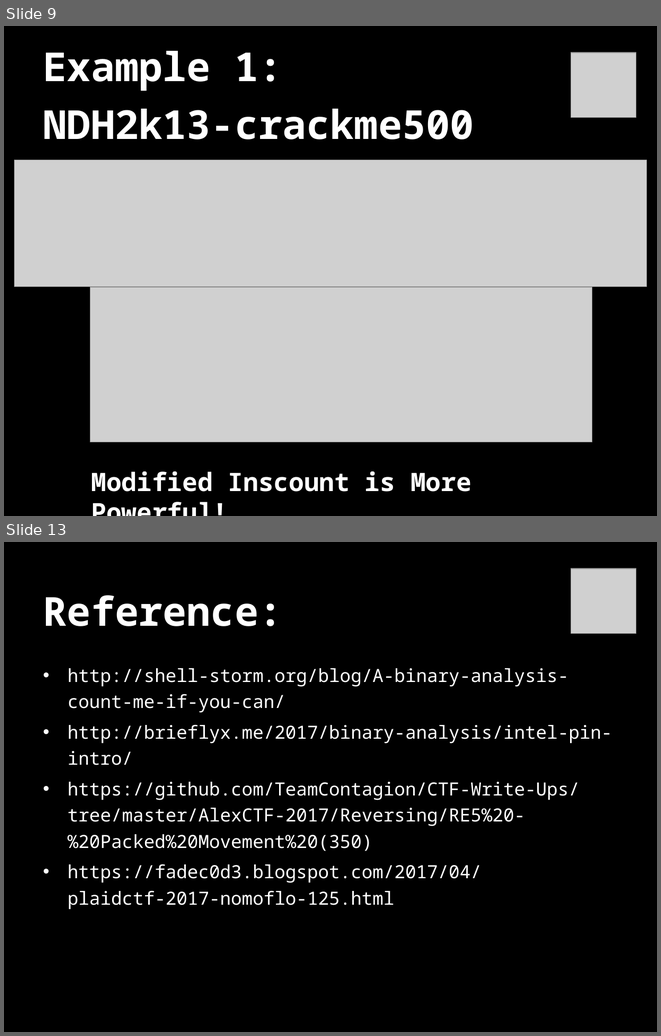
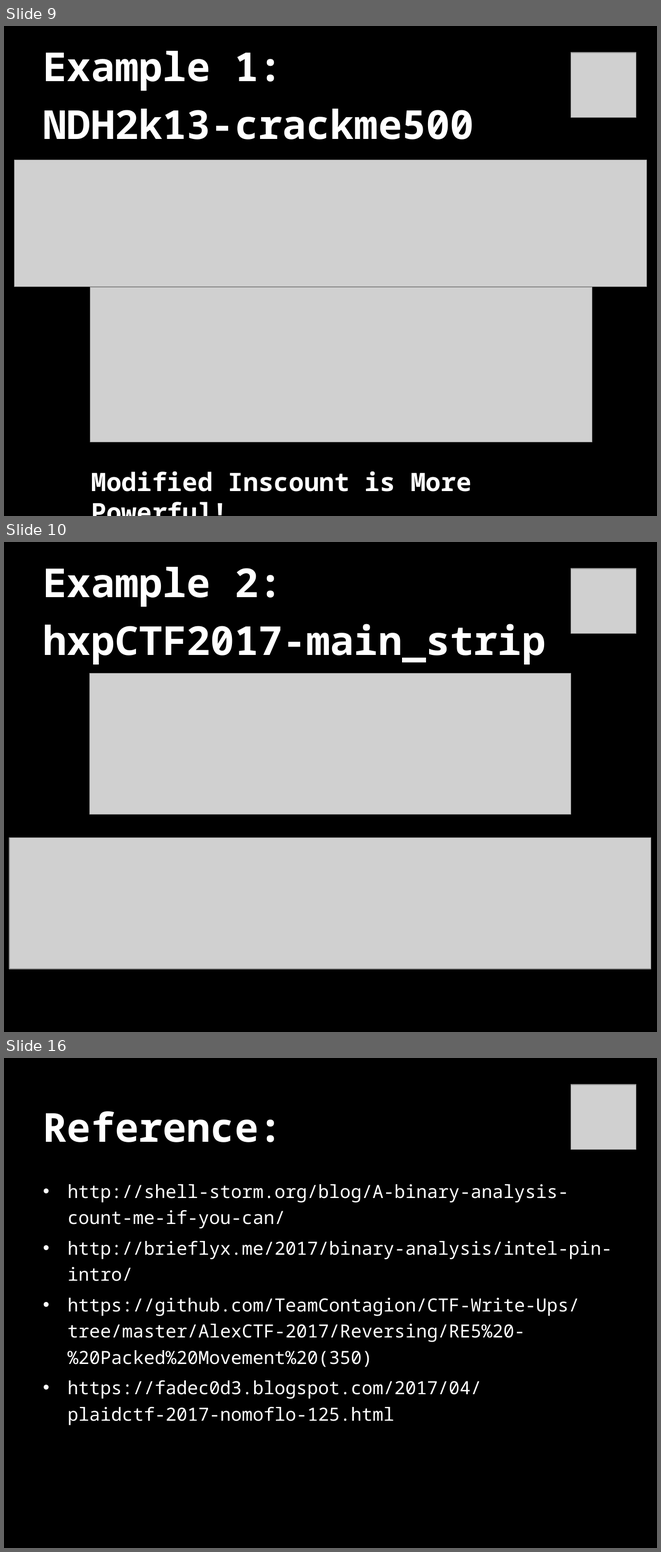
Before and after one commit to bash-c/pin-in-CTF, a slide deck: pin_in_CTF.ppt. Shown one above the other, each under a label of ours: slides 9 and 13 before the commit, slides 9, 10 and 16 after it; the slides between them are not shown. The pictures are 661x1036 and 661x1552 pixels, drawn with LibreOffice and Linux fonts; fonts in the diff are those of the drawing; grey boxes stand for pictures. Boxes give left, top, right and bottom in pixels: in the first picture for what was removed or moved away, otherwise in the second. Text is boxed around its words. In the diff, an @@ line names an element or a change of style, - is before the commit and + after.

```diff
--- a/pin_in_CTF.ppt
+++ b/pin_in_CTF.ppt
@@ slide 10 added at (4,542,657,1032), background #000000 @@
@@ title added at (43,566,546,664), 44 pt, text #FFFFFF, bold @@
+Example 2:
+hxpCTF2017-main_strip
@@ picture added at (571,569,636,634) @@
@@ picture added at (89,673,571,814) @@
@@ picture added at (9,837,651,968) @@
@@ what was slide 13 is now slide 16 @@
```
Also in this commit, not shown: 3 slides changed, 3 other slides added, 1 slide removed, 16 other files.
